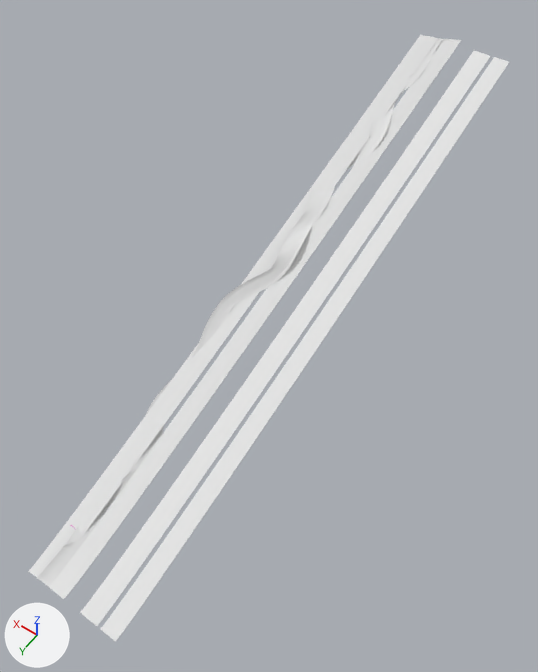
What one commit did to the Blender file assets/track3.blend.
The view is the same before and after, from a 50 mm camera at (-17626.0, 44512.0, 27120.0) aimed at (-1758.0, 22297.0, -7789.0). The lights are fixed; the arrows at lower left show +X, +Y and +Z.

In view in the first picture: 'Outer', 'Outer.001', 'TrackBez', 'TrackBez.for.mat'.
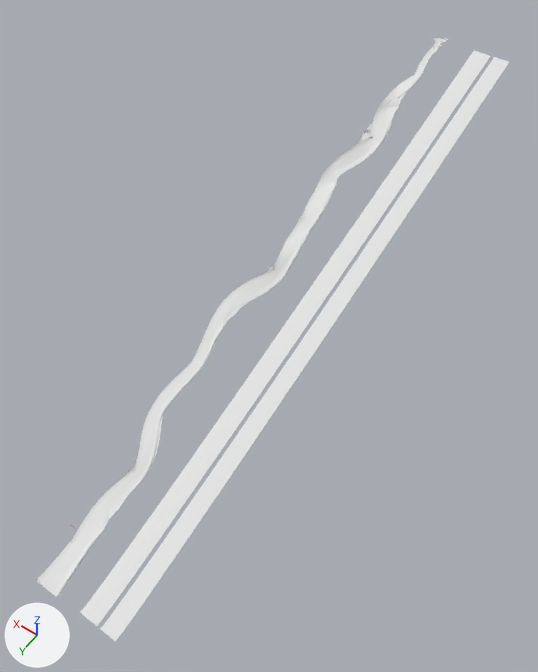
The change, as a diff of the scene's bpy script:
```diff
--- a/assets/track3.blend.py
+++ b/assets/track3.blend.py
@@ cu_beziercurve_001 @@
 _sp = cu_beziercurve_001.splines.new('BEZIER'); _sp.bezier_points.add(15)
-_sp.bezier_points.foreach_set('co', [-1.0, 0.0, 0.0, -0.919, 397.1, -519.1, -30.97, 854.4, -1095.0, 389.3, 1139.0, -1464.0, 471.4, 1453.0, -1870.0, -253.9, 2160.0, -2821.0, 891.9, 2955.0, -3822.0, 209.3, 3814.0, -4795.0, -199.8, 4713.0, -5760.0, 1226.0, 5613.0, -6761.0, 733.7, 6490.0, -8178.0, 1085.0, 7330.0, -9127.0, -234.6, 8103.0, -10316.0, 236.4, 8785.0, -11145.0, 0.913, 9342.0, -11572.0, 1.0, 10000.0, -12098.0])
-_sp.bezier_points.foreach_set('handle_left', [5.912, -51.23, 278.6, -0.973, 143.9, -188.8, -141.0, 676.8, -875.1, 277.4, 1039.0, -1334.0, 471.4, 1343.0, -1728.0, -333.5, 1953.0, -2467.0, 891.8, 2678.0, -3468.0, 46.83, 3499.0, -4207.0, -169.8, 4364.0, -4856.0, 1144.0, 5313.0, -6359.0, 733.7, 6201.0, -7823.0, 1286.0, 7060.0, -8752.0, -114.9, 7844.0, -10082.0, 177.5, 8577.0, -10943.0, 0.886, 9178.0, -11406.0, 1.0, 9901.0, -12095.0])
-_sp.bezier_points.foreach_set('handle_right', [-1.002, 0.016, -0.0869, -0.892, 523.8, -684.3, 24.06, 943.3, -1206.0, 501.1, 1239.0, -1595.0, 471.5, 1672.0, -2153.0, -159.6, 2407.0, -3242.0, 891.9, 3231.0, -4176.0, 363.7, 4115.0, -5354.0, -218.6, 4931.0, -6327.0, 1308.0, 5912.0, -7162.0, 733.8, 6779.0, -8532.0, 884.4, 7600.0, -9502.0, -355.8, 8365.0, -10554.0, 295.2, 8993.0, -11346.0, 0.968, 9670.0, -11904.0, 1.0, 12758.0, -12173.0])
+_sp.bezier_points.foreach_set('co', [-1.0, 0.0, 0.0, 149.0, 398.2, -698.9, -30.97, 854.4, -1266.0, 389.3, 1139.0, -1635.0, 471.4, 1453.0, -2040.0, -253.9, 2160.0, -2992.0, 891.9, 2955.0, -3993.0, 209.3, 3814.0, -4966.0, -199.8, 4713.0, -5930.0, 1226.0, 5613.0, -6931.0, 733.7, 6490.0, -8348.0, 1085.0, 7330.0, -9297.0, -234.6, 8103.0, -10486.0, 236.4, 8785.0, -11132.0, 0.913, 9342.0, -11742.0, 1.0, 10000.0, -12268.0])
+_sp.bezier_points.foreach_set('handle_left', [16.4, -129.0, 251.7, 148.9, 144.9, -368.6, -141.0, 676.8, -1045.0, 277.4, 1039.0, -1504.0, 458.3, 1351.0, -1812.0, -493.7, 1932.0, -2495.0, 827.3, 2783.0, -3366.0, 46.83, 3499.0, -4378.0, -169.8, 4364.0, -5027.0, 1144.0, 5313.0, -6529.0, 733.7, 6201.0, -7994.0, 1286.0, 7060.0, -8922.0, -170.0, 7837.0, -9997.0, 177.5, 8577.0, -10931.0, 0.886, 9178.0, -11576.0, 1.0, 9901.0, -12265.0])
+_sp.bezier_points.foreach_set('handle_right', [-38.88, 280.8, -548.1, 149.0, 524.8, -864.0, 24.06, 943.3, -1376.0, 501.1, 1239.0, -1765.0, 491.8, 1611.0, -2396.0, -54.67, 2350.0, -3404.0, 964.5, 3148.0, -4699.0, 363.7, 4115.0, -5525.0, -218.6, 4931.0, -6497.0, 1308.0, 5912.0, -7332.0, 733.8, 6779.0, -8702.0, 884.4, 7600.0, -9672.0, -277.6, 8280.0, -10813.0, 295.2, 8993.0, -11333.0, 0.968, 9670.0, -12074.0, 1.0, 12758.0, -12343.0])
 for _p, _l, _r in zip(_sp.bezier_points, ['ALIGNED', 'ALIGNED', 'ALIGNED', 'ALIGNED', 'ALIGNED', 'ALIGNED', 'ALIGNED', 'ALIGNED', 'ALIGNED', 'ALIGNED', 'ALIGNED', 'ALIGNED', 'ALIGNED', 'ALIGNED', 'ALIGNED', 'ALIGNED'], ['ALIGNED', 'ALIGNED', 'ALIGNED', 'ALIGNED', 'ALIGNED', 'ALIGNED', 'ALIGNED', 'ALIGNED', 'ALIGNED', 'ALIGNED', 'ALIGNED', 'ALIGNED', 'ALIGNED', 'ALIGNED', 'ALIGNED', 'ALIGNED']): _p.handle_left_type = _l; _p.handle_right_type = _r
-_sp.bezier_points.foreach_set('tilt', [0.0, 0.0, 0.0, 0.0, -0.0919, 0.121, -0.0014, 0.103, 0.259, 0.374, 0.45, 0.461, 0.248, 0.331, 0.358, 0.403])
+_sp.bezier_points.foreach_set('tilt', [-0.028, 0.143, 0.282, 0.316, -0.18, 0.121, -0.0014, -0.165, -0.0984, 0.267, 0.2, 0.221, 0.206, 0.373, 0.418, 0.332])
 _sp.order_u = 0
@@ cu_beziercurve_001 @@
 cu_beziercurve_001.bevel_resolution = 0
-cu_beziercurve_001.fill_mode = 'HALF'
+cu_beziercurve_001.fill_mode = 'FULL'
+cu_beziercurve_001.bevel_factor_mapping_start = 'SEGMENTS'
+cu_beziercurve_001.bevel_factor_mapping_end = 'SEGMENTS'
 cu_beziercurve_001.bevel_object = ob_track
@@ ob_outer @@
-ob_outer = bpy.data.objects.new('Outer', cu_beziercurve_008)
@@ ob_trackbez_001 @@
+ob_trackbez_001 = bpy.data.objects.new('TrackBez.001', me_mesh_023)  # 1612 vertices, 1436 faces; spans x -718.0..1652.0, y -7.0..10029.0, z -12342.0..3.0; in mat_material_011 (its picture is missing)
+ob_trackbez_001.location = (0.0, 0.0, 0.0)
+ob_trackbez_001.scale = (1.0, 4.0, 1.0)
@@ ob_fences_1 @@
+ob_fences_1 = bpy.data.objects.new('FEN CES', me_mesh_002)  # 1452 vertices, 1452 faces; spans x -745.0..1624.0, y -23.0..10001.0, z -12270.0..36.0; in mat_material_005 (its picture is missing)
+ob_fences_1.location = (0.0, 0.0, 0.0)
+ob_fences_1.scale = (1.0, 4.0, 1.0)
```

Changed parts and their boxes (x1, y1, x2, y2) in the pictures (538 x 672 px):
'Outer', deleted
    before: (28, 35, 461, 599)
'TrackBez', reshaped
    before: (37, 38, 445, 587)
    after: (37, 38, 448, 595)
'TrackBez.001', added
    after: (36, 38, 443, 596)
'FEN CES', added
    after: (48, 37, 442, 588)
